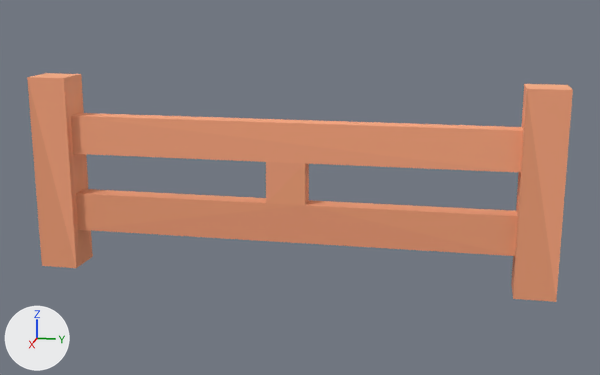
One commit to the glTF model public/assets/styles/stylized/props/kenney_town_fence.glb: the scene before it, then after it.
One viewpoint serves both versions: a 50 mm camera at (1.964, 0.324, 0.554) aimed at (0.461, 0.024, 0.179). Lighting does not change. The marker at lower left points along +X, +Y and +Z. The first picture is the older version. Where no turn or scale is listed for an object, it has been applied to the vertices. Vertices at exactly the same position are counted once.

The scene before the commit, as lines of its bpy script (objects in view):
```python
me_mesh_0 = bpy.data.meshes.new('Mesh_0')
me_mesh_0.from_pydata(...)  # 40 vertices, 84 faces; spans x 0.425..0.5, y -0.5..0.5, z 0.0..0.38
me_mesh_0.materials.append(mat_skz_wood)
ob_wood = bpy.data.objects.new('wood', me_mesh_0)
ob_wood.location = (0.0, 0.0, 0.0)
```
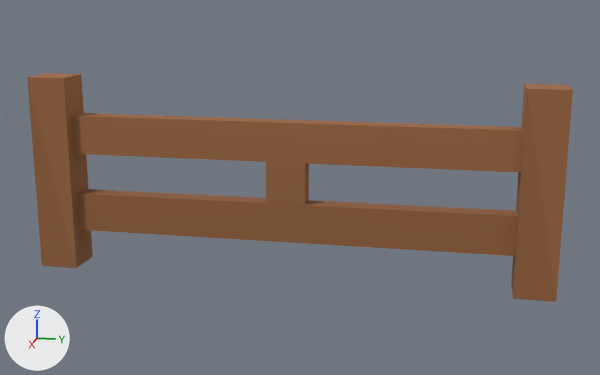
Where the change shows, as pixel boxes [x1, y1, x2, y2] in the pictures (600 x 375 px):
part 1 of me_mesh_0, recoloured (darker): [27, 73, 573, 300] in both
part 2 of me_mesh_0, recoloured (orange to brown): [27, 77, 556, 302] in both

Edits to the bpy script that builds the scene:
```text
Change me_mesh_0:
    where me_mesh_0.from_pydata(...)  # 40 vertices, 84 faces; spans x 0.425..0.5, y -0.5..0.5, z 0.0..0.38
    used by ob_wood; location = (0.0, 0.0, 0.0)
    me_mesh_0 part 1: 46 faces centred in x 0.425..0.5, y -0.5..0.5, z 0.202..0.38 are repainted in the vertex colours; the middle colour goes from beige #fca77f to brown #9b6842
    me_mesh_0 part 2: 38 faces centred in x 0.425..0.5, y -0.5..0.5, z 0.0..0.177 are repainted in the vertex colours; the middle colour goes from orange #f19f77 to brown #94623d
```
